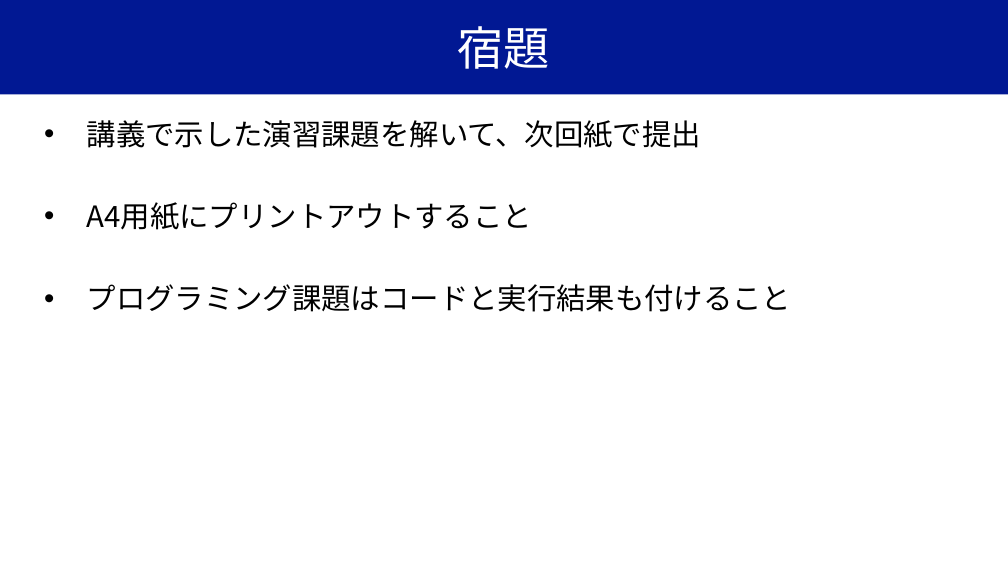
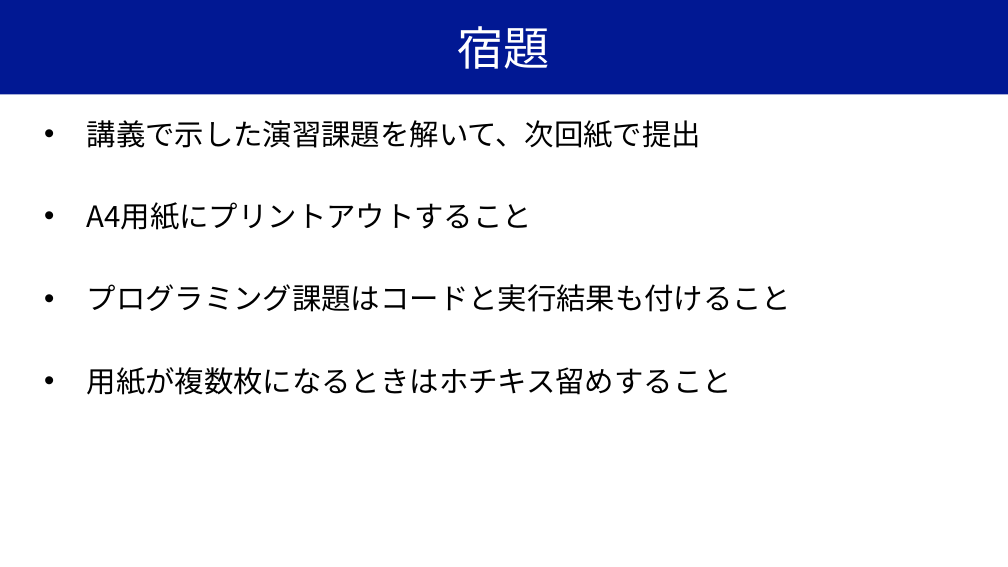
Before and after one commit to YugiLab/Lectures, a slide deck: slide 27 of DS2_2026/Day1/yugi_lecture1_ode.pptx. Drawn at 1008x567 pixels with LibreOffice and Linux fonts; fonts in the diff are those of the drawing. Boxes give left, top, right and bottom in pixels: in the first picture for what was removed or moved away, otherwise in the second. Text is boxed around its words. In the diff, an @@ line names an element or a change of style, - is before the commit and + after.

```diff
--- a/DS2_2026/Day1/yugi_lecture1_ode.pptx
+++ b/DS2_2026/Day1/yugi_lecture1_ode.pptx
@@ text at box(87, 367, 732, 395): paragraph added @@
+• 用紙が複数枚になるときはホチキス留めすること
```
Also in this commit, not shown: 1 other slide changed, 1 other file.
